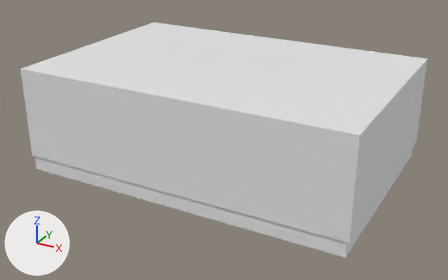
Before and after pictures for a commit that changed the FBX model CarPainting/Assets/Individual Files/Luuk's folder/Art/map/showroom.fbx.
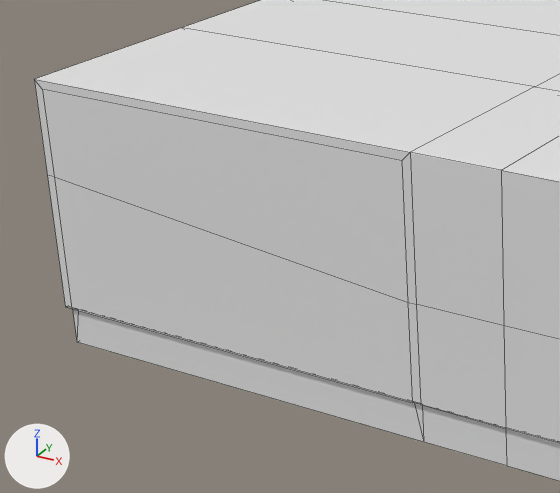
Each version is shown whole from a 50 mm camera at (11.57, -37.81, 12.61) aimed at (-0.82, -15.29, 1.34), then close up on the part from 2% to 49% of the width and 14% to 81% of the height. Lighting does not change. The marker at lower left points along +X, +Y and +Z. The close-ups show mesh edges as thin lines. Where no turn or scale is listed for an object, it has been applied to the vertices.

The scene before the commit, as lines of its bpy script (objects in view):
```python
me_cube_008 = bpy.data.meshes.new('Cube.008')
me_cube_008.from_pydata(...)  # 104 vertices, 103 faces; spans x -8.29..6.56, y -19.68..-9.79, z 0.0..4.76
# faces by material slot: [101, 2]
me_cube_008.materials.append(mat_showroom)  # white #e7e7e7
me_cube_008.materials.append(mat_raam_001)  # white #e7e7e7
ob_showroom = bpy.data.objects.new('showroom', me_cube_008)
ob_showroom.location = (0.0, 0.0, 0.0)
```
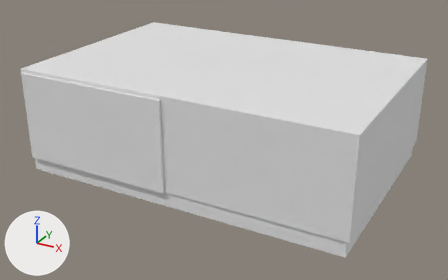
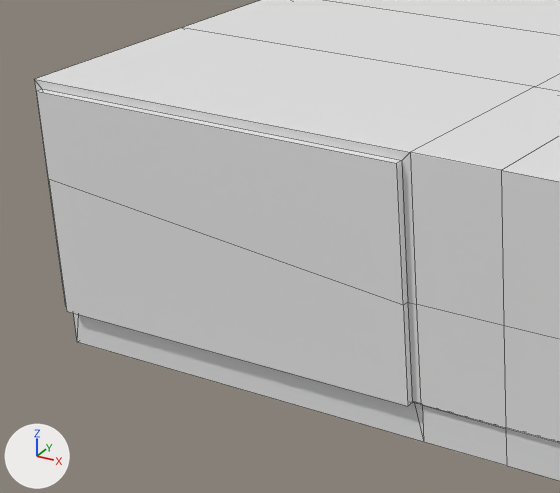
What differs and where, as boxes (x1, y1, x2, y2) in the close-ups (560 x 493 px):
part 1 of me_cube_008, built on: before (42, 89, 412, 402); after (37, 89, 412, 406)

Diff of the bpy script that builds the scene:
```diff
--- a/CarPainting/Assets/Individual Files/Luuk's folder/Art/map/showroom.fbx.py
+++ b/CarPainting/Assets/Individual Files/Luuk's folder/Art/map/showroom.fbx.py
@@ me_cube_008 @@
 # used by ob_showroom; location = (0.0, 0.0, 0.0)
-me_cube_008.from_pydata(...)  # 104 vertices, 103 faces; spans x -8.29..6.56, y -19.68..-9.79, z 0.0..4.76
+me_cube_008.from_pydata(...)  # 110 vertices, 109 faces; spans x -8.29..6.56, y -19.8..-9.79, z 0.0..4.76
+# me_cube_008 part 1
+# 2 faces are deleted
+# 6 new vertices lie (0.0, -0.12, 0.0) away from vertices in x -8.14..-1.14, y -19.68, z 0.69..4.61
+# 6 new faces join them, mat_showroom (white #e7e7e7)
+# 2 new faces join them, mat_raam_001 (white #e7e7e7)
 me_cube_008.materials.append(mat_showroom)
```
